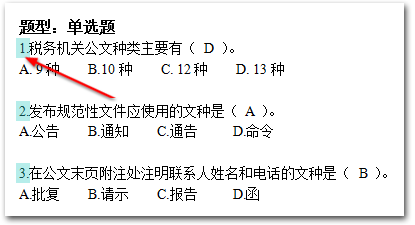
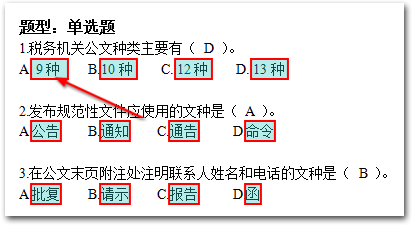
Comparing the layer stacks of the two w=415, h=225 images. Changes:
showed group "6-2-4" (28 layers) over [30, 58, 289, 205]
added layer "图层 33" in group "组 6" over [244, 183, 262, 205]
added layer "图层 32" in group "组 6" over [168, 183, 200, 205]
added layer "图层 31" in group "组 6" over [99, 183, 131, 205]
added layer "图层 30" in group "组 6" over [30, 183, 62, 205]
added layer "图层 29" in group "组 5" over [244, 120, 276, 142]
added layer "图层 28" in group "组 5" over [168, 120, 200, 142]
added layer "图层 27" in group "组 5" over [99, 120, 131, 142]
added layer "图层 26" in group "组 5" over [30, 120, 62, 142]
added layer "图层 25" in group "组 4" over [250, 58, 289, 80]
added layer "图层 24" in group "组 4" over [174, 58, 213, 80]
added layer "图层 23" in group "组 4" over [99, 58, 138, 80]
added layer "图层 22" in group "组 4" over [30, 58, 69, 80]
hid group "6-2-1" (7 layers) over [16, 38, 116, 184]
